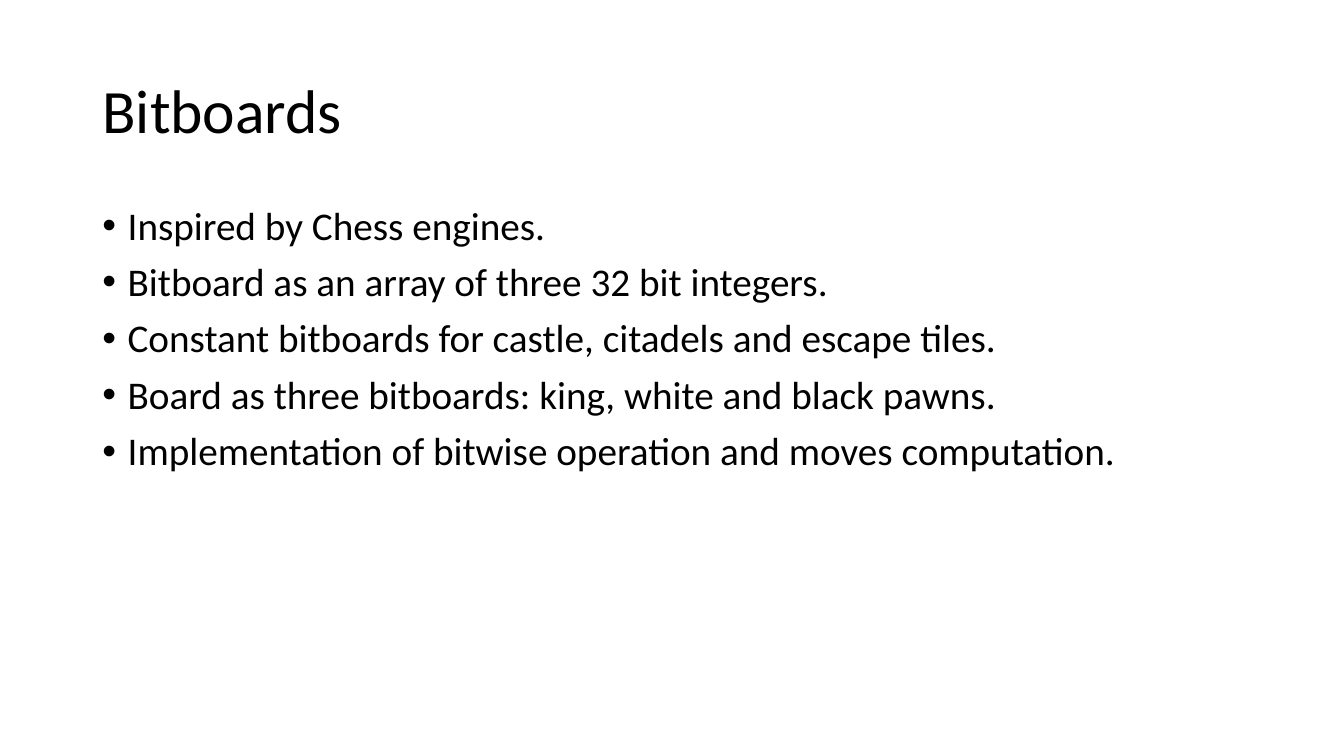
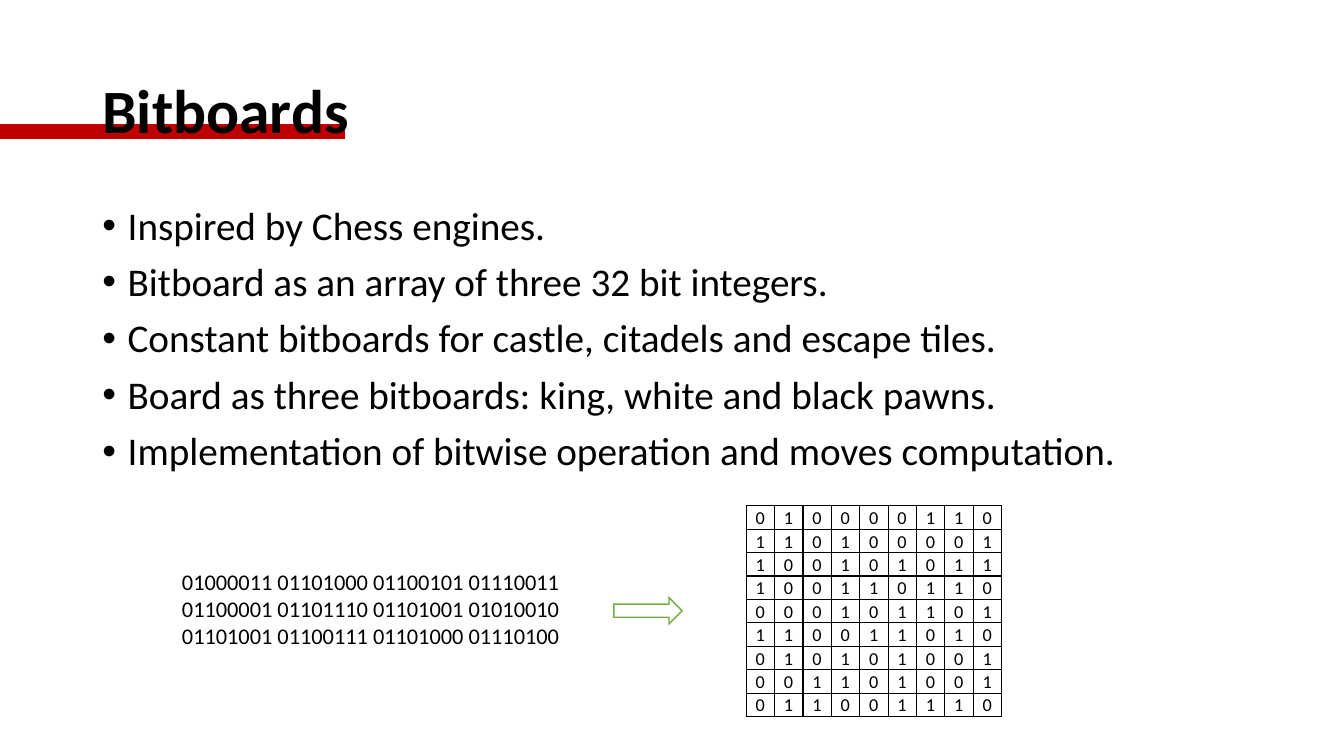
Before and after one commit to mazzo98/Tablut, a slide deck: slide 4 of TeamAngio - Tablut.pptx. Drawn at 1344x756 pixels with LibreOffice and Linux fonts; fonts in the diff are those of the drawing. Boxes give left, top, right and bottom in pixels: in the first picture for what was removed or moved away, otherwise in the second. Text is boxed around its words. In the diff, an @@ line names an element or a change of style, - is before the commit and + after.

```diff
--- a/TeamAngio - Tablut.pptx
+++ b/TeamAngio - Tablut.pptx
@@ title "Bitboards" at bbox=[102, 89, 348, 139]: bold on @@
@@ rectangle added at bbox=[0, 125, 345, 138], fill #C00000, outline #C00000 1 pt @@
@@ table added at bbox=[746, 506, 1000, 721], 9 rows, 9 columns @@
+0 | 1 | 0 | 0 | 0 | 0 | 1 | 1 | 0
+1 | 1 | 0 | 1 | 0 | 0 | 0 | 0 | 1
+1 | 0 | 0 | 1 | 0 | 1 | 0 | 1 | 1
+1 | 0 | 0 | 1 | 1 | 0 | 1 | 1 | 0
+0 | 0 | 0 | 1 | 0 | 1 | 1 | 0 | 1
+1 | 1 | 0 | 0 | 1 | 1 | 0 | 1 | 0
+0 | 1 | 0 | 1 | 0 | 1 | 0 | 0 | 1
+0 | 0 | 1 | 1 | 0 | 1 | 0 | 0 | 1
+0 | 1 | 1 | 0 | 0 | 1 | 1 | 1 | 0
@@ text added at bbox=[182, 575, 560, 644], 16 pt, text #000000 @@
+01000011 01101000 01100101 01110011
+01100001 01101110 01101001 01010010
+01101001 01100111 01101000 01110100
@@ right arrow added at bbox=[614, 598, 683, 624], fill #FFFFFF, outline #70AD47 1 pt @@
```
Also in this commit, not shown: 6 other slides changed.
